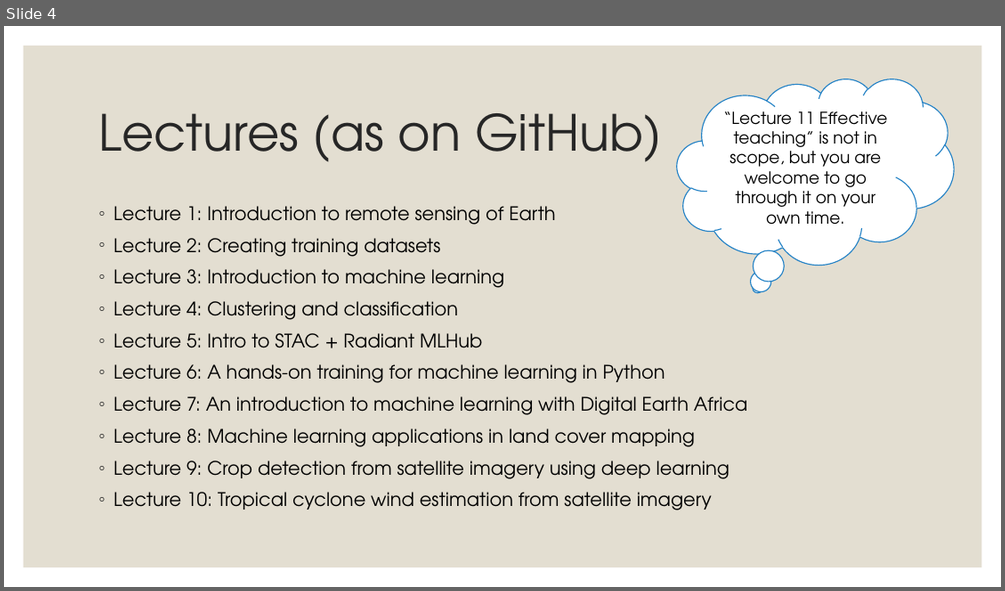
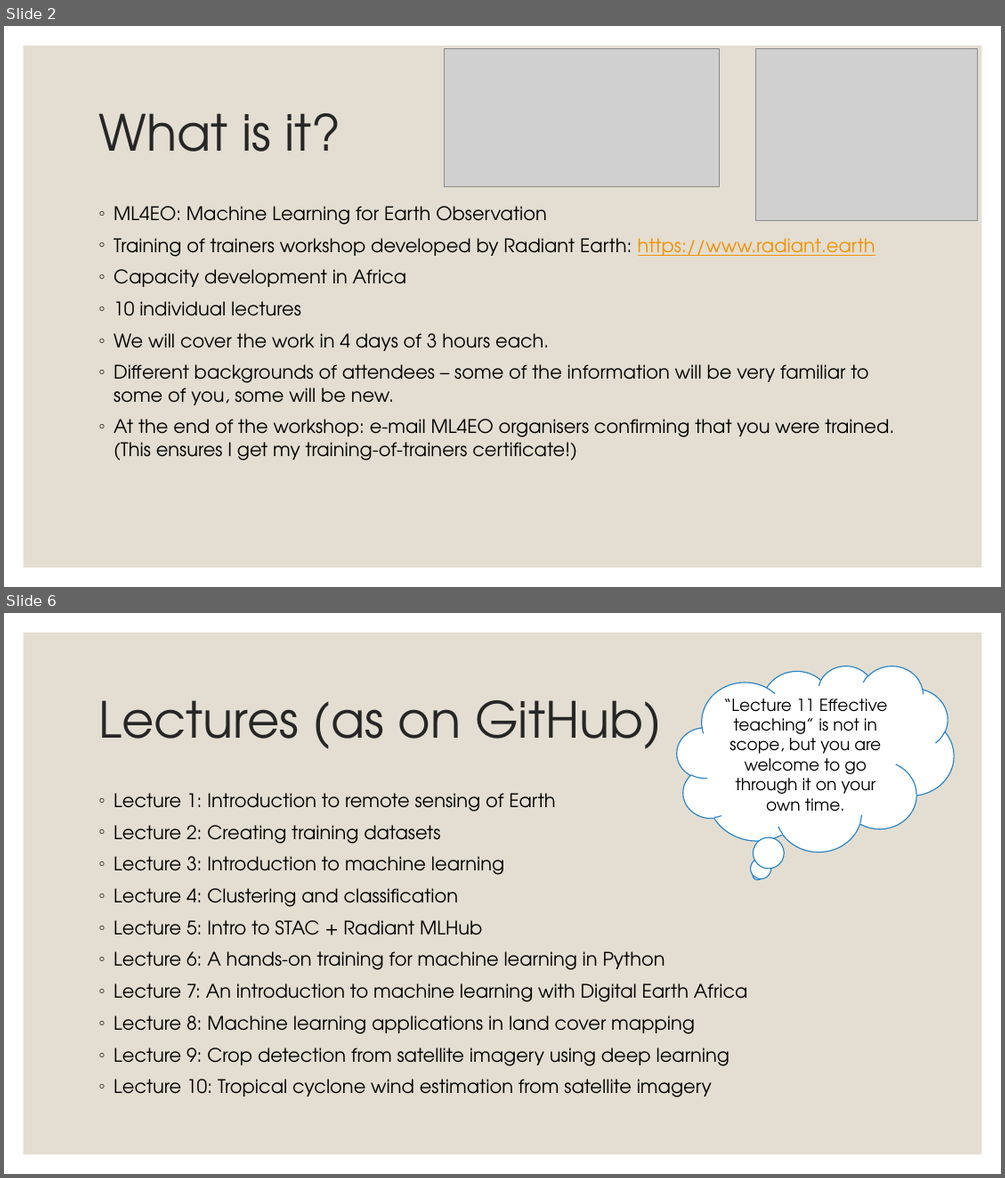
Before and after one commit to renatet/ML4EO-Resources, a slide deck: ML4EO Workshop.pptx. Shown one above the other, each under a label of ours: slide 4 before the commit, slides 2 and 6 after it; the slides between them are not shown. The pictures are 1005x591 and 1005x1178 pixels, drawn with LibreOffice and Linux fonts; fonts in the diff are those of the drawing; grey boxes stand for pictures. Boxes give left, top, right and bottom in pixels: in the first picture for what was removed or moved away, otherwise in the second. Text is boxed around its words. In the diff, an @@ line names an element or a change of style, - is before the commit and + after.

```diff
--- a/ML4EO Workshop.pptx
+++ b/ML4EO Workshop.pptx
@@ slide 2 added at [4, 26, 1001, 587], background #FFFFFF; not listed: 1 template element that a slide beside it also shows @@
@@ picture added at [445, 49, 719, 187] @@
@@ picture added at [755, 49, 978, 220] @@
@@ title added at [98, 113, 340, 151], 48 pt, text #262626 @@
+What is it?
@@ text added at [113, 206, 894, 460], 18 pt, text #000000 @@
+◦ ML4EO: Machine Learning for Earth Observation
+◦ Training of trainers workshop developed by Radiant Earth: https://www.radiant.earth
+◦ Capacity development in Africa
+◦ 10 individual lectures
+◦ We will cover the work in 4 days of 3 hours each.
+◦ Different backgrounds of attendees – some of the information will be very familiar to some of you, some will be new.
+◦ At the end of the workshop: e-mail ML4EO organisers confirming that you were trained. (This ensures I get my training-of-trainers certificate!)
@@ what was slide 4 is now slide 6 @@
```
Also in this commit, not shown: 4 slides changed, 1 other slide added.
